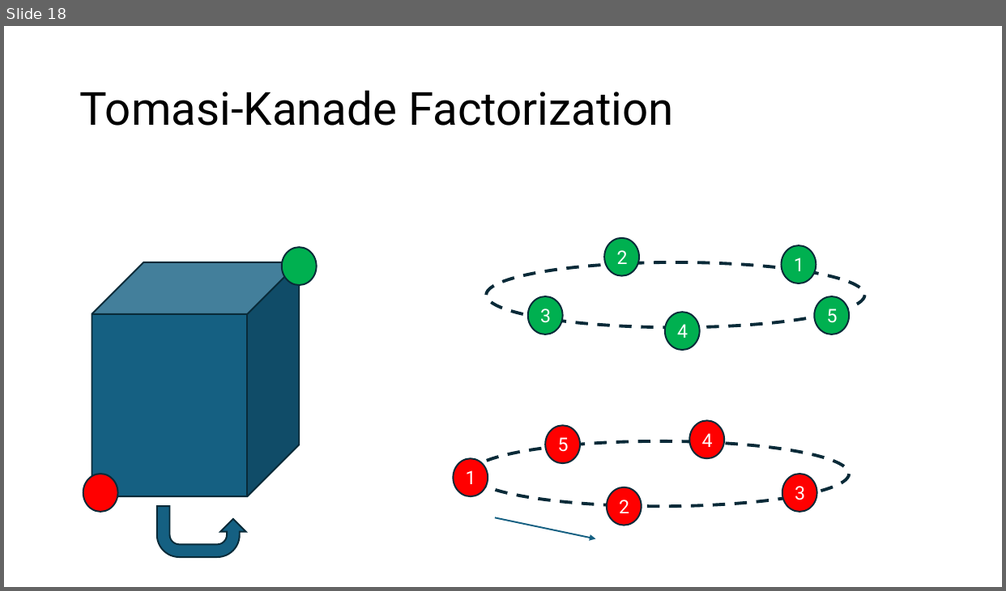
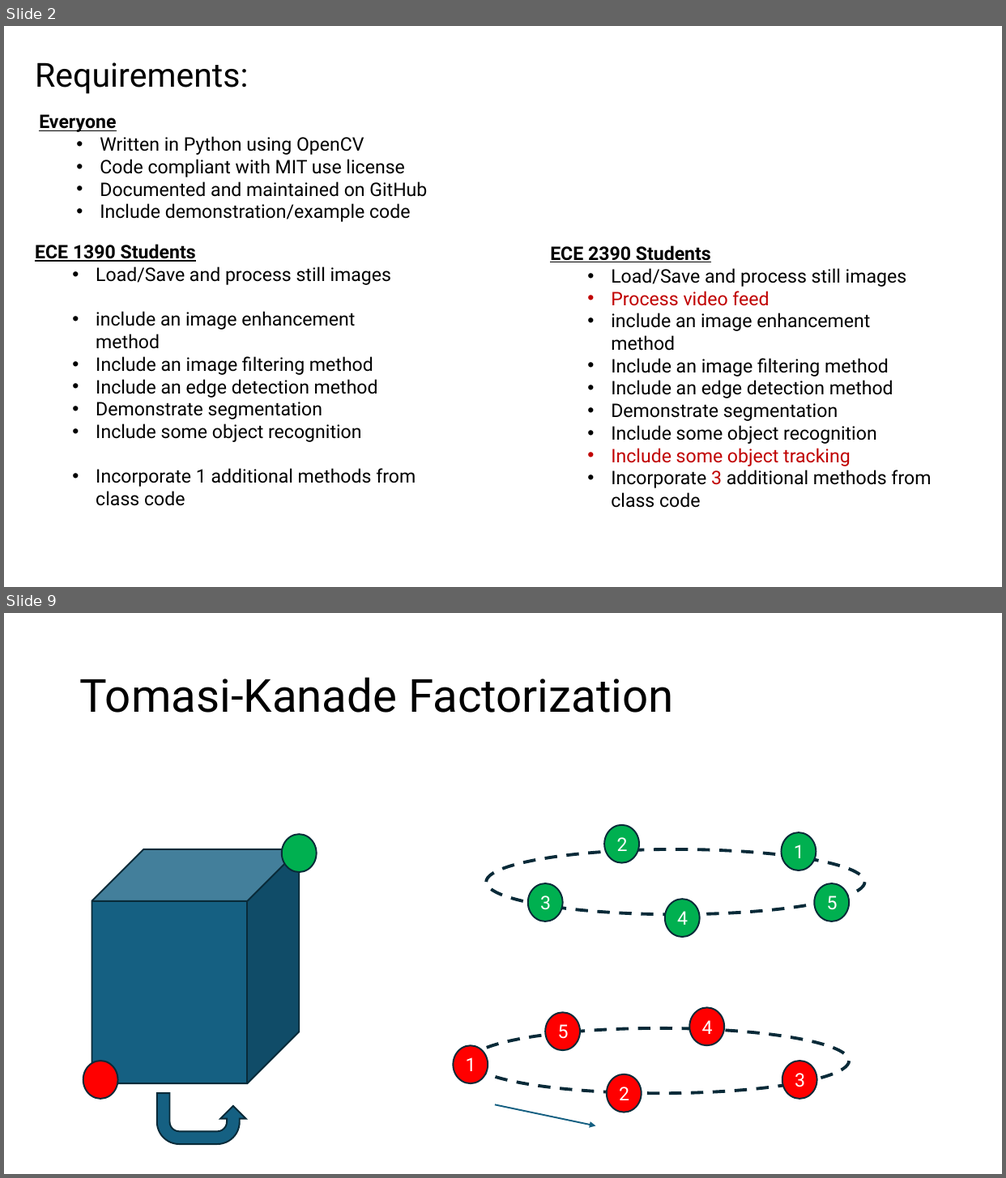
Before and after one commit to SSOE-ECE1390/LecturePowerPoints, a slide deck: ECE1390_Lecture15.pptx. Shown one above the other, each under a label of ours: slide 18 before the commit, slides 2 and 9 after it; the slides between them are not shown. The pictures are 1006x591 and 1006x1178 pixels, drawn with LibreOffice and Linux fonts; fonts in the diff are those of the drawing. Boxes give left, top, right and bottom in pixels: in the first picture for what was removed or moved away, otherwise in the second. Text is boxed around its words. In the diff, an @@ line names an element or a change of style, - is before the commit and + after.

```diff
--- a/ECE1390_Lecture15.pptx
+++ b/ECE1390_Lecture15.pptx
@@ slide 2 added at bbox=[4, 26, 1002, 587], background #FFFFFF @@
@@ text added at bbox=[35, 62, 248, 94], 32 pt, text #000000 @@
+Requirements:
@@ text added at bbox=[39, 114, 427, 222], 18 pt, text #000000 @@
+Everyone
+  • Written in Python using OpenCV
+  • Code compliant with MIT use license
+  • Documented and maintained on GitHub
+  • Include demonstration/example code
@@ text added at bbox=[35, 244, 415, 506], 18 pt, text #000000 @@
+ECE 1390 Students
+  • Load/Save and process still images
+  • include an image enhancement method
+  • Include an image filtering method
+  • Include an edge detection method
+  • Demonstrate segmentation
+  • Include some object recognition
+  • Incorporate 1 additional methods from class code
@@ text added at bbox=[550, 246, 931, 489], 18 pt, text #000000 @@
+ECE 2390 Students
+  • Load/Save and process still images
+  • Process video feed
+  • include an image enhancement method
+  • Include an image filtering method
+  • Include an edge detection method
+  • Demonstrate segmentation
+  • Include some object recognition
+  • Include some object tracking
+  • Incorporate 3 additional methods from class code
@@ what was slide 18 is now slide 9 @@
```
Also in this commit, not shown: 4 slides changed, 28 other slides added, 31 slides removed, 1 other file.
